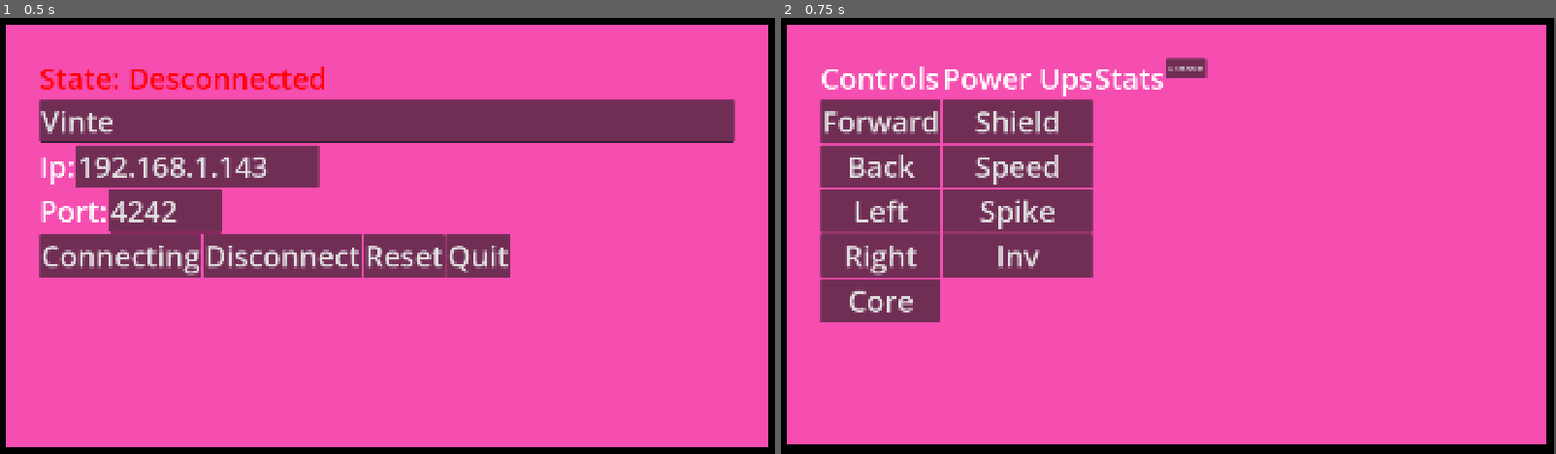
Above: before the commit, frames 1-2 (left to right).
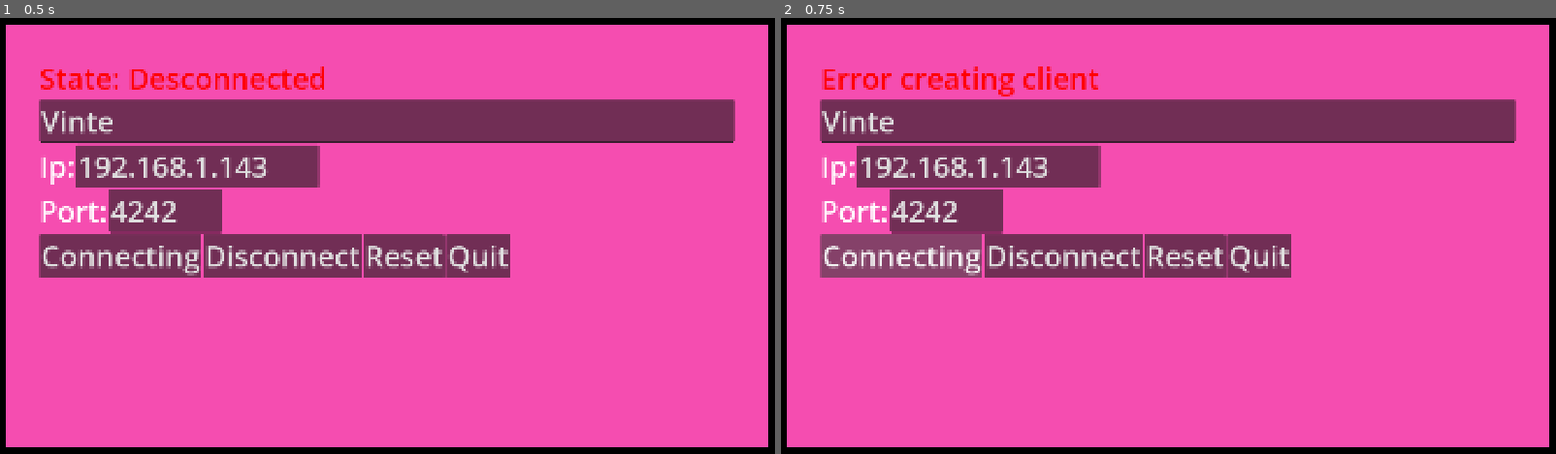
Above: after the commit, the same moments.

Repository: StoriTella/drunkenflyersclient
Game: Godot game, scene res://scenes/client.tscn
The game is run twice, just before and just after one commit, with the same random seed, the same clock (stepped at 60 frames per second) and the same inputs. Sound files missing from this copy of the repository are replaced by a short silence.
Inputs:
- Up to frame 1 (0.5 s): no input
- Up to frame 2 (0.75 s): click "Connecting" at 0.5 s

Frame 1 is identical in both runs. In frame 2, 18% of the frame differs, in the area x 0-100%, y 0-100%.

Commit message:
fix client side connection

Diff:
--- a/scenes/client.tscn
+++ b/scenes/client.tscn
@@ -131,4 +131,6 @@
 theme = ExtResource("2_1t5vp")
 text = "Quit"
 
+[connection signal="pressed" from="PanelContainer/VBoxContainer/HBoxContainer/ConnectButton" to="." method="_on_connect_button_pressed"]
+[connection signal="pressed" from="PanelContainer/VBoxContainer/HBoxContainer/DisconnectButton" to="." method="_on_disconnect_button_pressed"]
 [connection signal="pressed" from="PanelContainer/VBoxContainer/HBoxContainer/ExitButton" to="." method="_on_exit_button_pressed"]
--- a/scripts/client/client.gd
+++ b/scripts/client/client.gd
@@ -58,7 +58,6 @@
 	Global.multiplayer.server_disconnected.connect(_on_server_disconnected)
 
 	var error = Global.peer.create_client(ip, port)
-	get_tree().change_scene_to_file("res://scenes/game.tscn")
 
 	if error != OK:
 		status_label.text = "Error creating client"
@@ -90,10 +89,10 @@
 	status_label.modulate = Color.RED
 
 func _on_connected():
-	Global._on_connected()
 	update_ui_state(true)
 	status_label.text = "State: Connected!"
 	status_label.modulate = Color.GREEN
+	Global._on_connected()
 	get_tree().change_scene_to_file("res://scenes/game.tscn")
 
 func _on_connection_failed():
@@ -122,15 +121,6 @@
 		ip_line_edit.editable = true
 		port_line_edit.editable = true
 
-func _physics_process(delta):
-	if not Global.connected:
-		return
-
-	var gyro = Input.get_gyroscope()
-	var gravity = Input.get_gravity()
-	Global.rpc("update_gyro", gyro)
-	Global.rpc("update_gravity", gravity)
-
 func _on_reset_button_pressed():
 	if Global.connected:
 		Global.rpc("reset_orientation")
